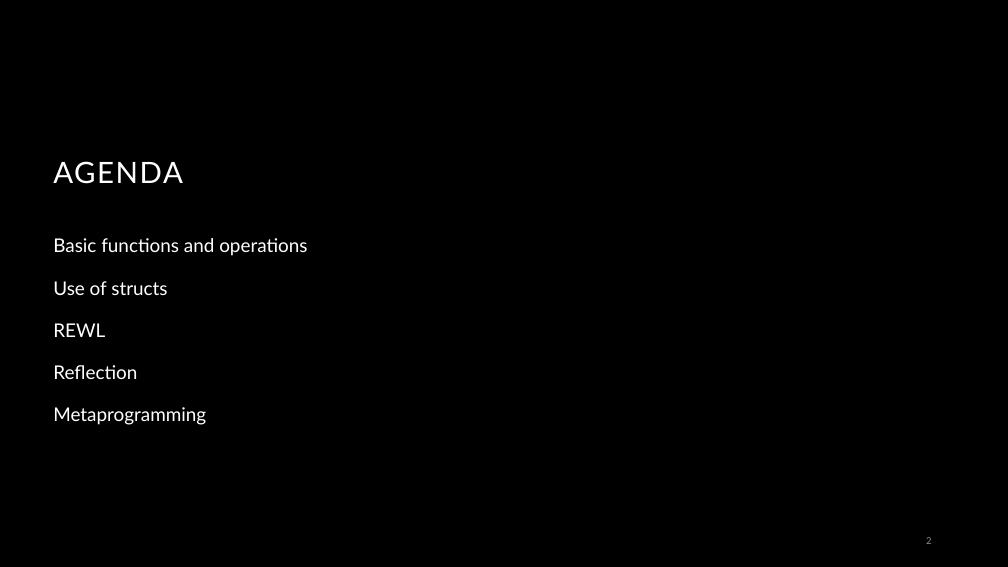
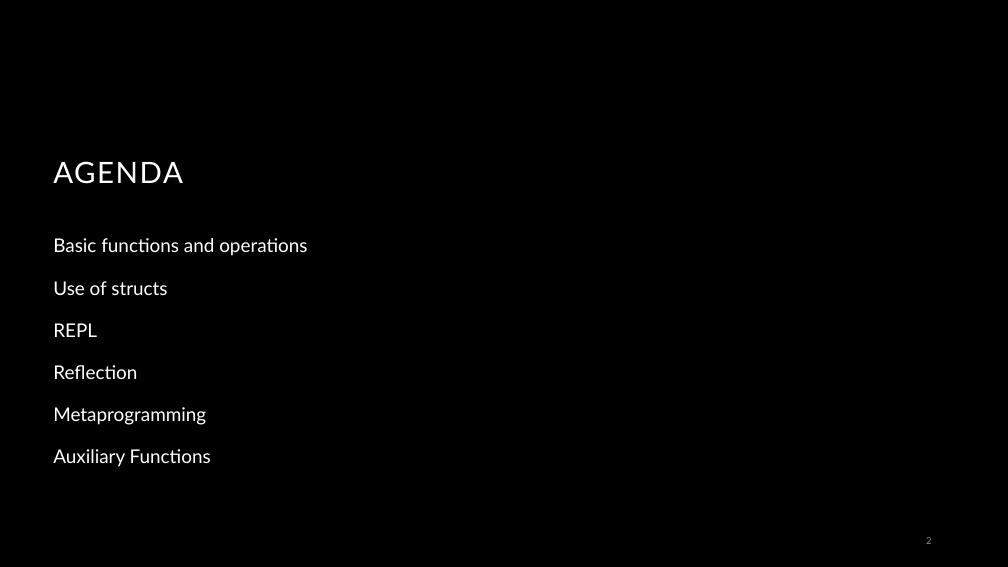
Before and after one commit to ErikMisencik/PaVa_Project, a slide deck: slide 2 of 2024-03-08-Presentation.pptx. Drawn at 1008x567 pixels with LibreOffice and Linux fonts; fonts in the diff are those of the drawing; background and template pictures are left out. Boxes give left, top, right and bottom in pixels: in the first picture for what was removed or moved away, otherwise in the second. Text is boxed around its words. In the diff, an @@ line names an element or a change of style, - is before the commit and + after.

Commit message:
fix: lambda functions are now checked first doc: presentation doc now has auc«xiliar functions

```diff
--- a/2024-03-08-Presentation.pptx
+++ b/2024-03-08-Presentation.pptx
@@ text at <box>53,323,97,337</box>: text changed @@
-REWL
+REPL
@@ text at <box>53,449,211,467</box>: paragraph added @@
+Auxiliary Functions
```
Also in this commit, not shown: 3 other slides changed, 4 slides added, 1 other file.
